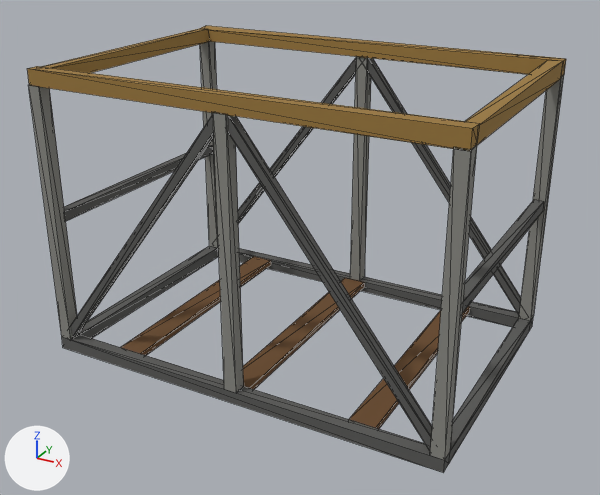
The glTF model public/models/cargo_light_frame.glb, before and after one commit.
Both versions are drawn from a camera (50 mm lens) standing at (1.158, -2.129, 1.386) and looking at (-0.002, -0.019, 0.331). Every picture has the same lights, and +X, +Y and +Z are marked at lower left. The first picture is the older version. Mesh edges are drawn as thin lines. Vertices at exactly the same position are counted once.

In view in the first picture: 'cargo_light_frame'.
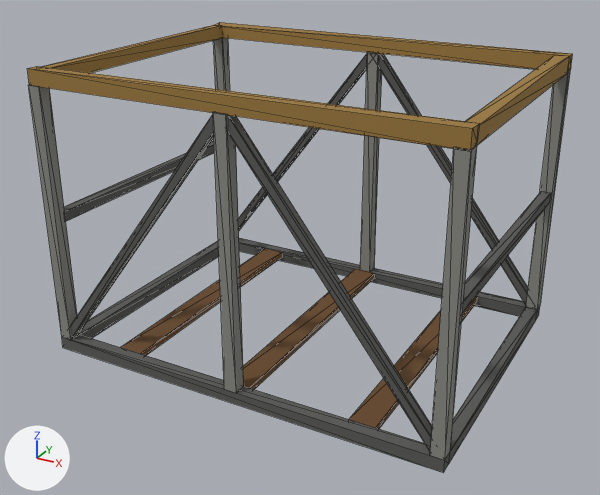
The newer file is also turned or shifted as a whole; pictures and numbers use the older file's frame.

The change, as a list of edits to the scene's bpy script:
```text
Change me_cube:
    used by ob_cargo_light_frame; location = (0.0, 0.0, 0.0)
    verts and faces of me_cube; kept vertices keep their numbers, new ones are numbered from 184
    before: 170 (-0.65, 0.402, 0.859), 171 (-0.65, 0.401, 0.9) at pixel (199, 28), 174 (-0.605, 0.403, 0.857) at pixel (210, 41), 175 (-0.609, 0.401, 0.903) at pixel (208, 28)
    before: 178 (0.608, 0.403, 0.856), 179 (0.603, 0.403, 0.903) at pixel (547, 60), 182 (0.65, 0.404, 0.854) at pixel (561, 78), 183 (0.65, 0.398, 0.907) at pixel (563, 60)
    remove me_cube.from_pydata(...)  # 184 vertices, 276 faces; spans x -0.65..0.65, y -0.44..0.44, z 0.0..0.907
    add me_cube.from_pydata(...)  # 180 vertices, 276 faces; spans x -0.65..0.65, y -0.44..0.528, z 0.0..0.907
    me_cube part 1: the loose piece of 8 vertices spanning x -0.641..0.011, y 0.406..0.434, z 0.031..0.869 is moved by (0.0, 0.088, 0.0)
    me_cube part 2: the loose piece of 8 vertices spanning x -0.011..0.641, y 0.406..0.434, z 0.031..0.869 is moved by (0.0, 0.088, 0.0)
    me_cube part 3: the loose piece of 8 vertices spanning x -0.65..-0.61, y 0.4..0.44, z 0.04..0.86 is moved by (0.0, 0.088, 0.0)
    me_cube part 4: the loose piece of 8 vertices spanning x -0.02..0.02, y 0.4..0.44, z 0.04..0.86 is moved by (0.0, 0.088, 0.0)
    me_cube part 5: the loose piece of 8 vertices spanning x 0.61..0.65, y 0.4..0.44, z 0.04..0.86 is moved by (0.0, 0.088, 0.0)
    me_cube part 6: the loose piece of 8 vertices spanning x -0.65..0.65, y 0.394..0.44, z 0.856..0.907 is moved by (0.0, 0.088, 0.0)
    me_cube part 7
    12 vertices are removed from x -0.65..0.65, y 0.4..0.44, z 0.0..0.04
    26 faces are deleted
    24 vertices in x -0.646..0.646, y 0.4, z 0.0..0.466 move by (0.0, 0.088, 0.0)
    8 vertices are added at x -0.65..0.65, y 0.488..0.528, z 0.0..0.04
    26 new faces join them, mat_metal (dark grey #5a5a58)
    me_cube part 8
    add for i in [170, 171, 174, 175]: verts[i] += (0.0, 0.088, 0.0)
    me_cube part 9
    add for i in [178, 179, 182, 183]: verts[i] += (0.0, 0.088, 0.0)
```

Pixel boxes (x1, y1, x2, y2) of what changed, in the pictures (600 x 495 px; the box of a moved part takes in the faces that stretch with it):
'cargo_light_frame', reshaped
    before: (27, 26, 566, 473)
    after: (27, 22, 573, 473)
part 1 of me_cube, moved or reshaped (mostly hidden)
    before: (238, 58, 356, 224)
    after: (238, 54, 367, 230)
part 2 of me_cube, moved or reshaped (mostly hidden)
    before: (367, 58, 521, 315)
    after: (378, 54, 528, 305)
part 3 of me_cube, moved or reshaped
    before: (200, 41, 218, 248)
    after: (213, 38, 230, 91)
part 4 of me_cube, moved or reshaped
    before: (350, 57, 371, 281)
    after: (360, 52, 382, 272)
part 5 of me_cube, moved or reshaped
    before: (519, 75, 564, 321)
    after: (526, 69, 571, 310)
part 6 of me_cube, moved or reshaped
    before: (200, 26, 566, 75)
    after: (215, 22, 573, 70)
part 7 of me_cube, moved or reshaped
    before: (64, 145, 544, 463)
    after: (64, 141, 551, 463)
part 8 of me_cube, moved or reshaped
    before: (42, 29, 210, 73)
    after: (42, 25, 222, 73)
part 9 of me_cube, moved or reshaped
    before: (466, 61, 563, 145)
    after: (466, 56, 570, 145)
